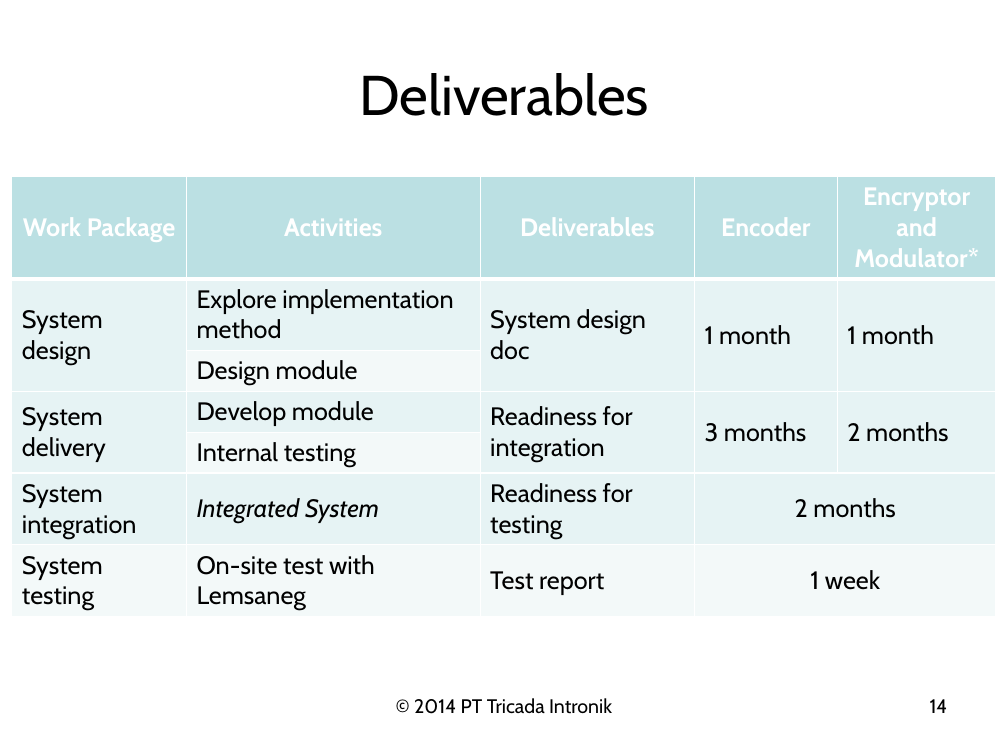
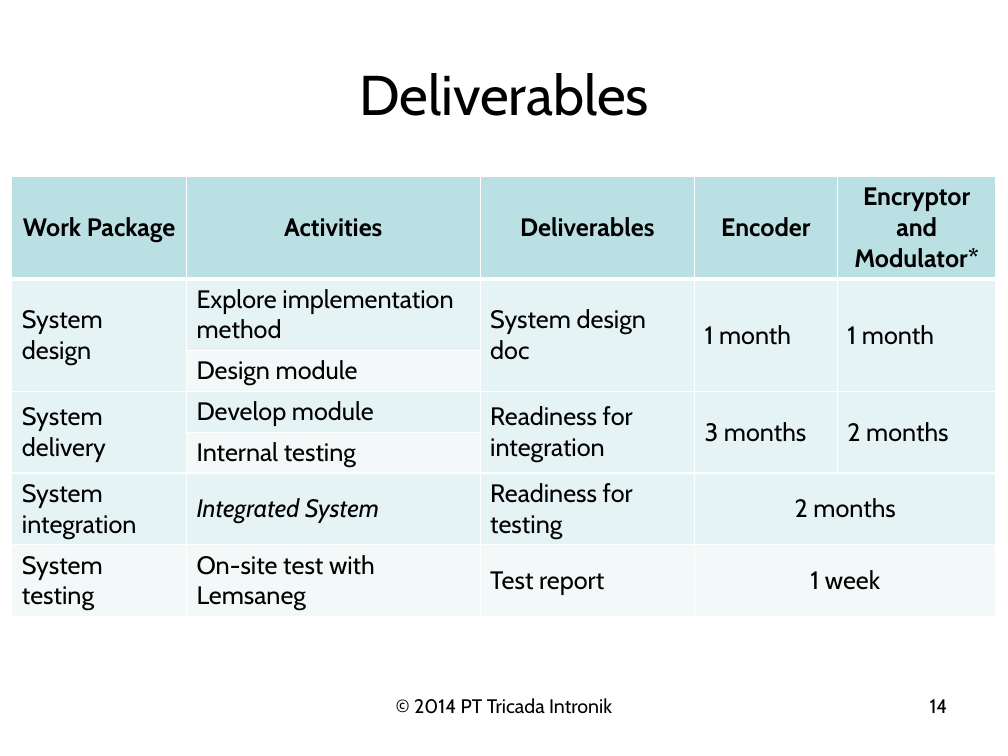
Before and after one commit to christiantigor/secure_modem, a slide deck: slide 14 of Workshop/Presentasi/Secure Modem Development Plan.pptx. Drawn at 1008x756 pixels with LibreOffice and Linux fonts; fonts in the diff are those of the drawing; background and template pictures are left out. Boxes give left, top, right and bottom in pixels: in the first picture for what was removed or moved away, otherwise in the second. Text is boxed around its words. In the diff, an @@ line names an element or a change of style, - is before the commit and + after.

```diff
--- a/Workshop/Presentasi/Secure Modem Development Plan.pptx
+++ b/Workshop/Presentasi/Secure Modem Development Plan.pptx
@@ table at bbox=[12, 176, 996, 615] @@
@@ text colour #FFFFFF to #000000 in "Work Package", "Activities", "Deliverables", "Encoder" and 1 more places @@
```
Also in this commit, not shown: 4 other slides changed, 5 other files.
